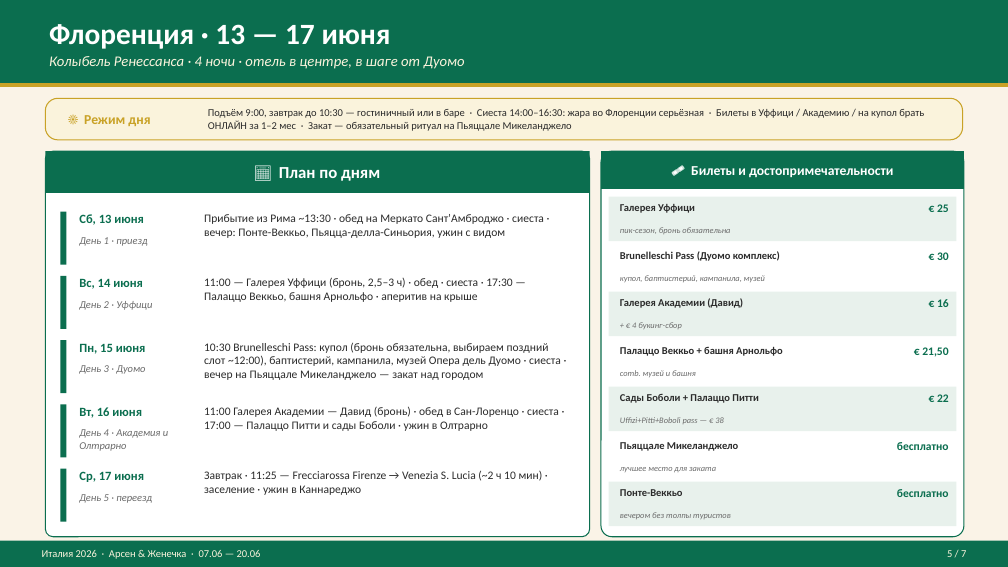
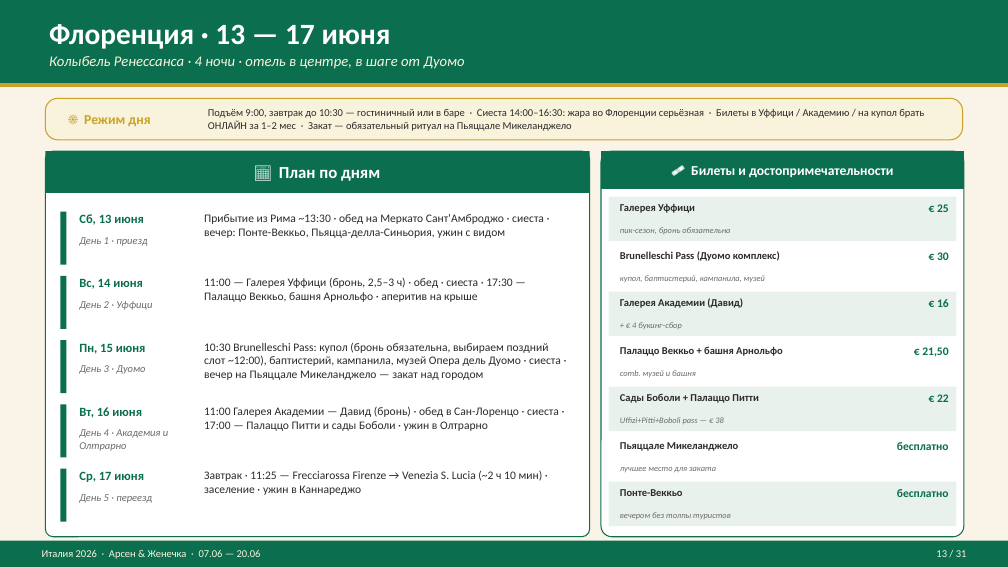
Before and after one commit to KMNV777/main_arsen, a slide deck: slide 13 of Италия_2026_План_путешествия.pptx (slide 5 before the commit). Drawn at 1008x567 pixels with LibreOffice and Linux fonts; fonts in the diff are those of the drawing. Boxes give left, top, right and bottom in pixels: in the first picture for what was removed or moved away, otherwise in the second. Text is boxed around its words. In the diff, an @@ line names an element or a change of style, - is before the commit and + after.

```diff
--- a/Италия_2026_План_путешествия.pptx
+++ b/Италия_2026_План_путешествия.pptx
@@ text at [936,550,967,557]: text changed @@
-5 / 7
+13 / 31
```
Also in this commit, not shown: 5 other slides changed, 24 slides added, 1 other file.
